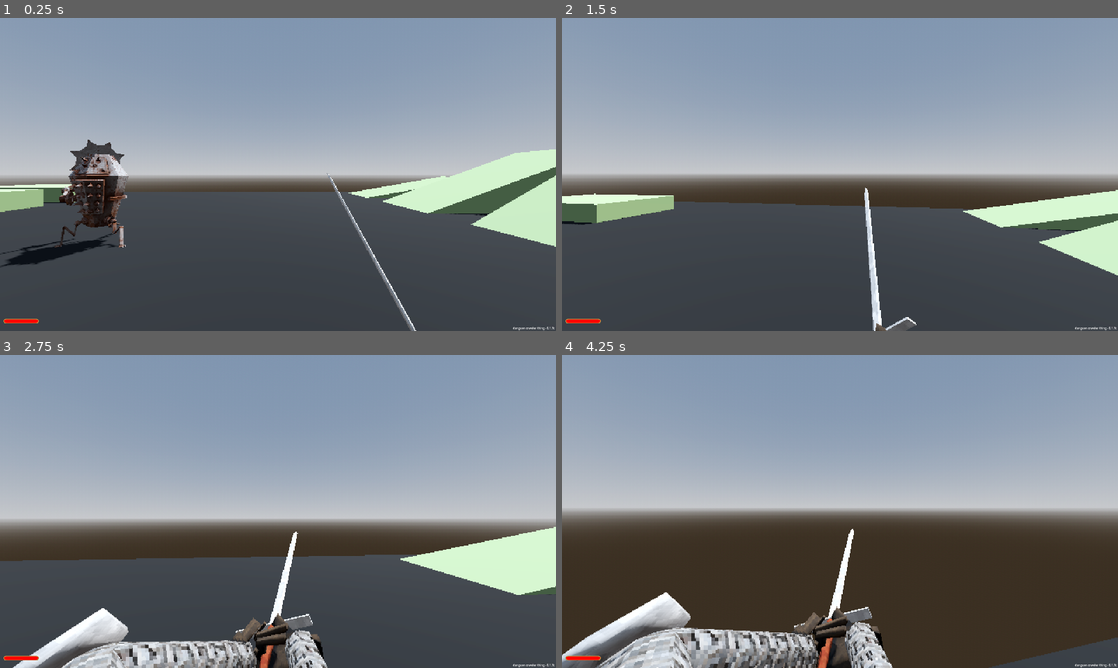
Above: before the commit, frames 1-4 (two rows, left to right).
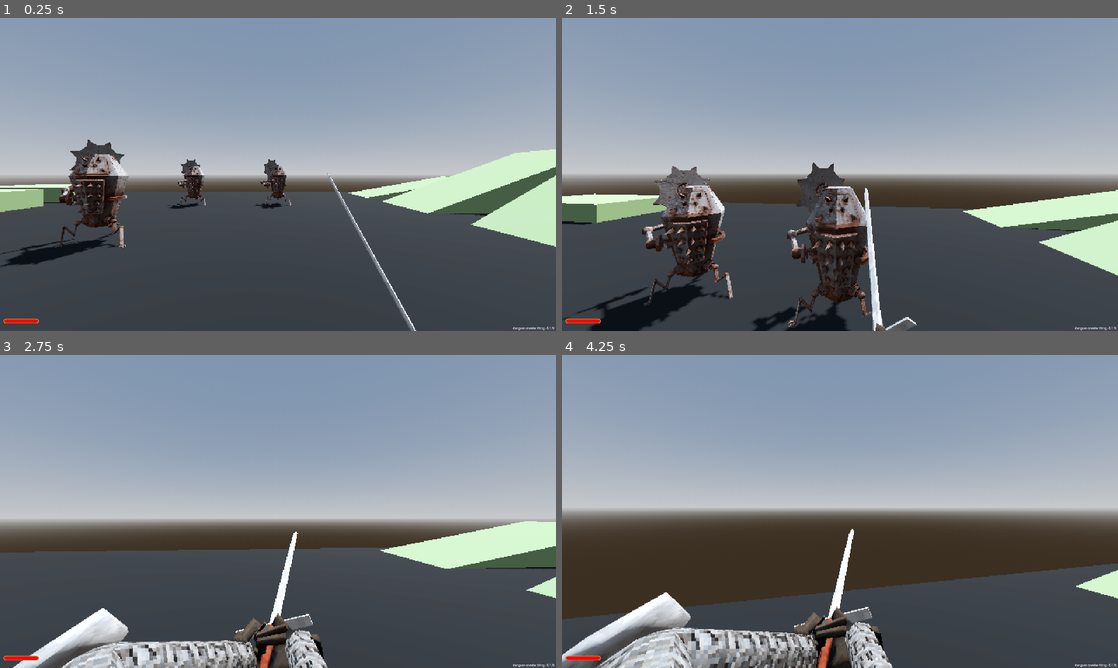
Above: after the commit, the same moments.

Repository: coat-soup/godot-wild-jam-77
Game: Godot game, scene res://levels/resolution_test.tscn
The game is run twice, just before and just after one commit, with the same random seed, the same clock (stepped at 60 frames per second) and the same inputs.
Inputs (mouse positions are in pixels of both pictures, inside the frame that each line leads up to):
- Up to frame 1 (0.25 s): no input
- Up to frame 2 (1.5 s): move the mouse to (867, 174) at 0.52 s; press the mouse at (867, 174) at 0.53 s; hold W (up) from 0.53 s (still down); tap Space (jump) at 0.77 s; right-click (867, 174) at 0.8 s; move the mouse to (812, 174) at 1.27 s; release the mouse at (812, 174) at 1.28 s; right-click (812, 174) at 1.35 s
- Up to frame 3 (2.75 s): keep holding W (up); tap Space (jump) at 1.52 s; click (250, 511) at 1.55 s; move the mouse to (289, 505) at 2.02 s; press the mouse at (289, 505) at 2.03 s; right-click (289, 505) at 2.3 s
- Up to frame 4 (4.25 s): keep holding W (up); move the mouse to (834, 517) at 2.77 s; release the mouse at (834, 517) at 2.78 s; right-click (834, 517) at 2.85 s; tap Space (jump) at 3.02, 3.77 s; click (834, 517) at 3.05 s; move the mouse to (878, 514) at 3.52 s; press the mouse at (878, 514) at 3.53 s; right-click (878, 514) at 3.8 s

The runs differ from the first frame. In frame 1, 0.8% of the frame differs, in the area x 30-53%, y 45-61%; in frame 2, 8.8%; in frame 3, 4.9%; in frame 4, 15%, in the area x 0-100%, y 66-100%.

Commit message:
camera shake

Diff:
--- a/levels/prototyping.tscn
+++ b/levels/prototyping.tscn
@@ -1,9 +1,10 @@
-[gd_scene load_steps=11 format=3 uid="uid://cxrfn7363q7u7"]
+[gd_scene load_steps=12 format=3 uid="uid://cxrfn7363q7u7"]
 
 [ext_resource type="PackedScene" uid="uid://cyk67kv73er43" path="res://player/player.tscn" id="1_c72eo"]
 [ext_resource type="PackedScene" uid="uid://gyslfu8cd11i" path="res://world/props/spike_trap.tscn" id="1_geqo6"]
 [ext_resource type="PackedScene" uid="uid://wna3nbn4nvab" path="res://system/target_dummy.tscn" id="2_h6in5"]
 [ext_resource type="PackedScene" uid="uid://bludxqpn5k6ss" path="res://enemies/coffin_enemy.tscn" id="4_8g3jx"]
+[ext_resource type="PackedScene" uid="uid://dbyevw4vq02kk" path="res://enemies/enemy.tscn" id="4_kvhdr"]
 
 [sub_resource type="ProceduralSkyMaterial" id="ProceduralSkyMaterial_sgp0x"]
 sky_horizon_color = Color(0.64625, 0.65575, 0.67075, 1)
@@ -147,3 +148,12 @@
 
 [node name="CoffinEnemy" parent="." instance=ExtResource("4_8g3jx")]
 transform = Transform3D(1, 0, 0, 0, 1, 0, 0, 0, 1, -4.88491, 0, -5.62669)
+
+[node name="Enemy" parent="." instance=ExtResource("4_kvhdr")]
+transform = Transform3D(1, 0, 0, 0, 1, 0, 0, 0, 1, -0.00840044, -1.90735e-06, -12.2867)
+
+[node name="Enemy2" parent="." instance=ExtResource("4_kvhdr")]
+transform = Transform3D(1, 0, 0, 0, 1, 0, 0, 0, 1, -4.9619, 0, -12.1308)
+
+[node name="Enemy3" parent="." instance=ExtResource("4_kvhdr")]
+transform = Transform3D(1, 0, 0, 0, 1, 0, 0, 0, 1, -9.64961, -9.53674e-07, 5.82051)
--- a/player/player.tscn
+++ b/player/player.tscn
@@ -1,7 +1,8 @@
-[gd_scene load_steps=19 format=3 uid="uid://cyk67kv73er43"]
+[gd_scene load_steps=20 format=3 uid="uid://cyk67kv73er43"]
 
 [ext_resource type="Script" path="res://player/scripts/Player.gd" id="1_06dfn"]
 [ext_resource type="PackedScene" uid="uid://c3j8r13vamxwo" path="res://player/models/first_person_arms.tscn" id="3_a8mq5"]
+[ext_resource type="Script" path="res://system/CameraShake.gd" id="3_wn4oe"]
 [ext_resource type="AudioStream" uid="uid://duwirqatra2pl" path="res://sfx/footsteps/footsteps-001.wav" id="4_moicq"]
 [ext_resource type="AudioStream" uid="uid://dehvsvw3le0ge" path="res://sfx/footsteps/footsteps-002.wav" id="5_wqpwo"]
 [ext_resource type="AudioStream" uid="uid://1hb50ke1bhkt" path="res://sfx/footsteps/footsteps-003.wav" id="6_f0e4i"]
@@ -53,6 +54,7 @@
 [node name="FirstPersonArms" parent="CameraPivot/ArmsPivot" instance=ExtResource("3_a8mq5")]
 
 [node name="Camera" type="Camera3D" parent="CameraPivot"]
+script = ExtResource("3_wn4oe")
 
 [node name="SpotLight3D" type="SpotLight3D" parent="CameraPivot/Camera"]
 transform = Transform3D(1, 0, 0, 0, 1, 0, 0, 0, 1, 0, 0.793792, 0.578075)
--- /dev/null
+++ b/system/CameraShake.gd
@@ -0,0 +1,23 @@
+extends Camera3D
+
+class_name CameraShake
+
+@export var shake_fade: float = 5.0
+
+var rng = RandomNumberGenerator.new()
+
+var shake_strength: float = 0.0
+
+func shake(strength: float = 20.0):
+	shake_strength = strength/100
+
+func _physics_process(delta: float) -> void:
+	if shake_strength > 0:
+		shake_strength = lerpf(shake_strength, 0, shake_fade * delta)
+
+		var offset = random_offset()
+		h_offset = offset.x
+		v_offset = offset.y
+
+func random_offset() -> Vector2:
+	return Vector2(rng.randf_range(-shake_strength, shake_strength), rng.randf_range(-shake_strength, shake_strength))
--- a/system/Health.gd
+++ b/system/Health.gd
@@ -18,9 +18,11 @@
 	cur_health -= amount
 	took_damage.emit(amount, source)
 
+
 	if cur_health <= 0:
 		die()
 
 func die():
 	print(parent.name, " died")
 	died.emit()
+	parent.queue_free()
--- a/system/Health_Player.gd
+++ b/system/Health_Player.gd
@@ -1,6 +1,7 @@
 extends Health
 
 @onready var arms: Arms = $"../CameraPivot/ArmsPivot/FirstPersonArms"
+@onready var camera: CameraShake = $"../CameraPivot/Camera"
 
 signal successful_block
 
@@ -9,5 +10,11 @@
 		print("ANGLE: ", rad_to_deg((-arms.global_basis.z).angle_to(source.global_position - arms.global_position)))
 		if rad_to_deg((-arms.global_basis.z).angle_to(source.global_position - arms.global_position)) < 45:
 			successful_block.emit()
+			camera.shake(5)
 			return
+	camera.shake(20.0)
 	super.take_damage(amount, source)
+
+func die():
+	pass
+	# override player death for now
--- a/system/target_dummy.tscn
+++ b/system/target_dummy.tscn
@@ -13,6 +13,7 @@
 
 [node name="Health" type="Node" parent="."]
 script = ExtResource("1_22uwh")
+max_health = 10000000000000
 
 [node name="MeshInstance3D" type="MeshInstance3D" parent="."]
 transform = Transform3D(0.186772, 0, 0, 0, 1.2493, 0, 0, 0, 0.186772, 0.00670612, 4.01823, -0.00450611)
